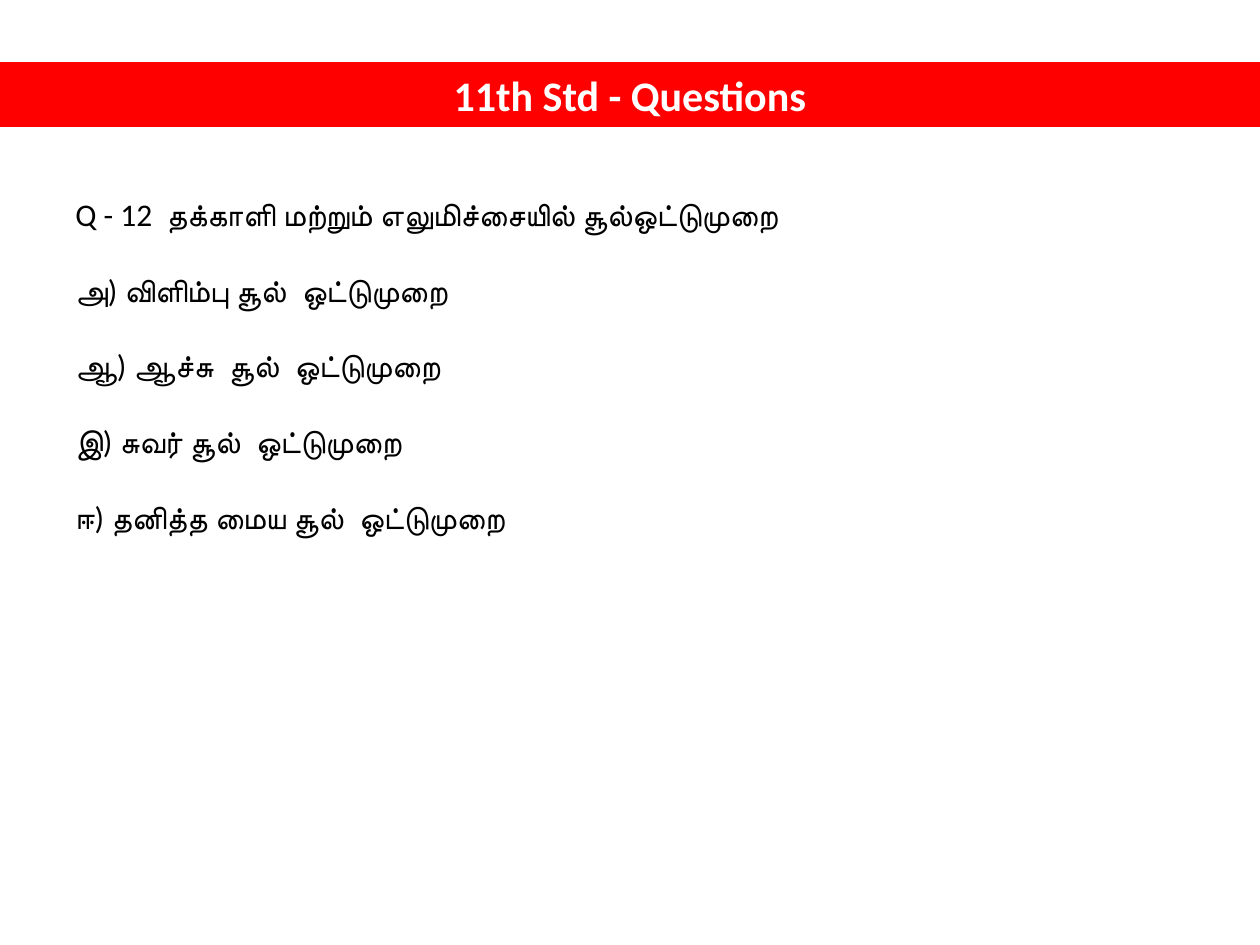
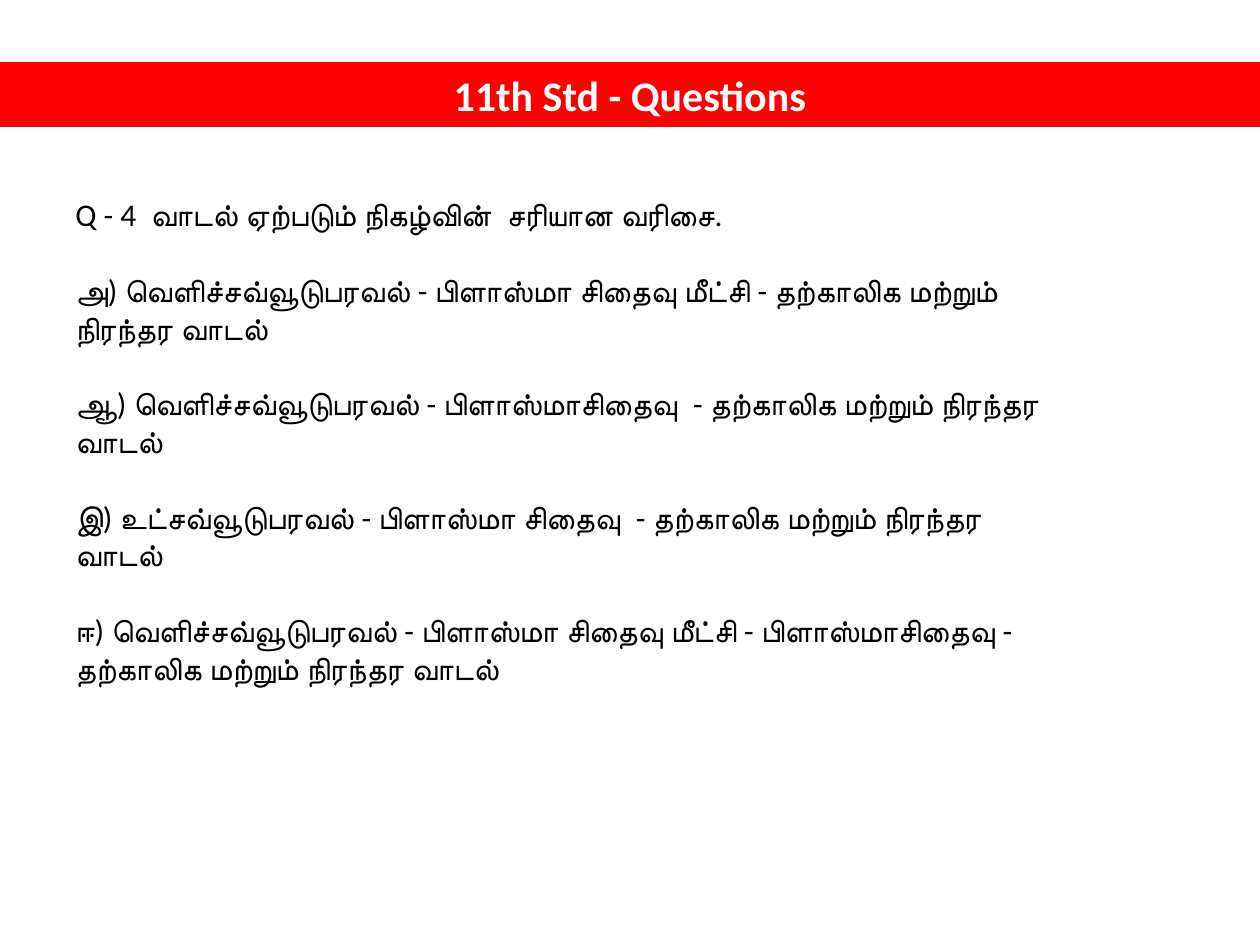
Before and after one commit to tvmani/tvmani.github.io, a slide deck: slide 7 of tamil_biology/NEET_BIOLOGY_001.pptx (slide 21 before the commit). Drawn at 1260x945 pixels with LibreOffice and Linux fonts; fonts in the diff are those of the drawing. Boxes give left, top, right and bottom in pixels: in the first picture for what was removed or moved away, otherwise in the second. Text is boxed around its words. In the diff, an @@ line names an element or a change of style, - is before the commit and + after.

```diff
--- a/tamil_biology/NEET_BIOLOGY_001.pptx
+++ b/tamil_biology/NEET_BIOLOGY_001.pptx
@@ text at [75, 203, 1038, 688]: text changed @@
-Q - 12 தக்காளி மற்றும் எலுமிச்சையில் சூல்ஒட்டுமுறை
-அ) விளிம்பு சூல் ஒட்டுமுறை
-ஆ) ஆச்சு சூல் ஒட்டுமுறை
-இ) சுவர் சூல் ஒட்டுமுறை
-ஈ) தனித்த மைய சூல் ஒட்டுமுறை
+Q - 4 வாடல் ஏற்படும் நிகழ்வின் சரியான வரிசை.
+அ) வெளிச்சவ்வூடுபரவல் - பிளாஸ்மா சிதைவு மீட்சி - தற்காலிக மற்றும் நிரந்தர வாடல்
+ஆ) வெளிச்சவ்வூடுபரவல் - பிளாஸ்மாசிதைவு - தற்காலிக மற்றும் நிரந்தர வாடல்
+இ) உட்சவ்வூடுபரவல் - பிளாஸ்மா சிதைவு - தற்காலிக மற்றும் நிரந்தர வாடல்
+ஈ) வெளிச்சவ்வூடுபரவல் - பிளாஸ்மா சிதைவு மீட்சி - பிளாஸ்மாசிதைவு - தற்காலிக மற்றும் நிரந்தர வாடல்
```
Also in this commit, not shown: 27 other slides changed, 96 slides added, 3 other files.
